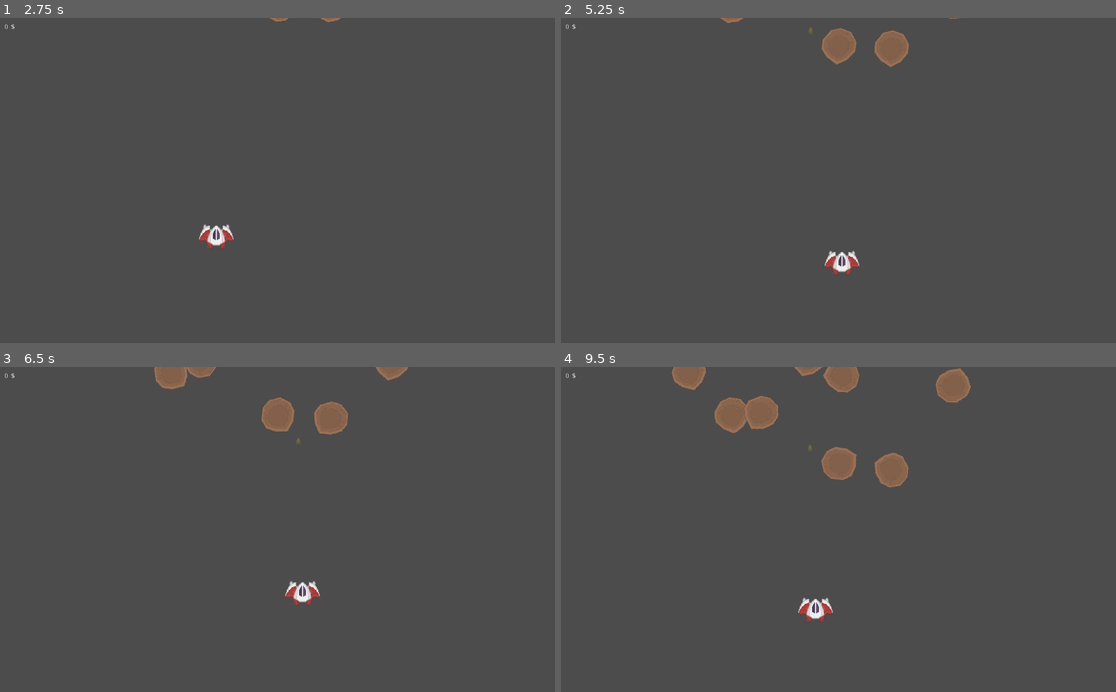
Above: before the commit, frames 1-4 (two rows, left to right).
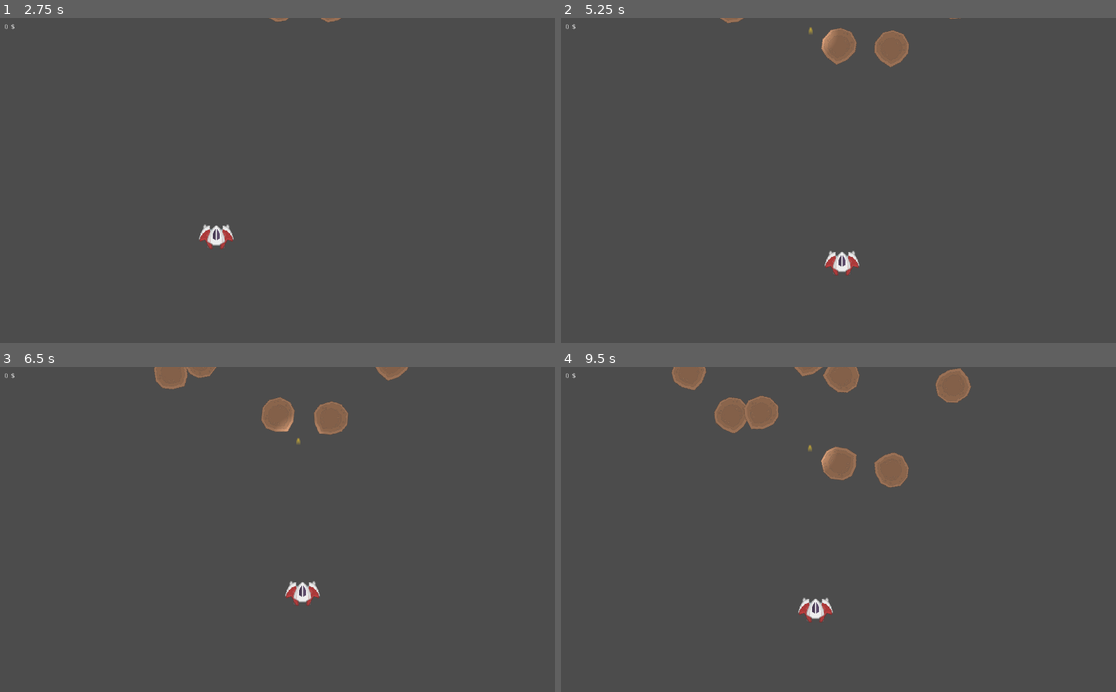
Above: after the commit, the same moments.

Repository: Kessinen/HCSSpace-Origins
Game: Godot game, scene res://Menus/Mainmenu.tscn
Two runs of this game, one before a commit and one after it. Both use one fixed random seed, a clock stepped at 60 frames per second and the inputs below.
Inputs:
- Up to frame 1 (2.75 s): click "New Game" at 0.5 s; click "1" at 1.25 s; click "Launch" at 2 s
- Up to frame 2 (5.25 s): tap Enter at 2.75 s; hold D (move_right) 2.78-3.53 s; hold Space (shoot) 2.78-3.53 s; hold S (move_down) 3.53-4.28 s; tap Space (shoot) at 3.6, 5.1 s; hold D (move_right) 4.28-5.03 s; hold Space (shoot) 4.28-5.03 s; hold W (move_up) from 5.03 s (still down)
- Up to frame 3 (6.5 s): release W (move_up) at 5.78 s; hold A (move_left) from 5.78 s (still down); hold Space (shoot) from 5.78 s (still down)
- Up to frame 4 (9.5 s): release Space (shoot) at 6.53 s; tap Space (shoot) at 6.6, 8.1 s; release A (move_left) at 7.28 s; hold S (move_down) 7.28-8.03 s; hold Space (shoot) 7.28-8.03 s; hold D (move_right) 8.03-8.78 s; hold W (move_up) from 8.78 s (still down); hold Space (shoot) from 8.78 s (still down)

Frame 1 is identical in both runs. In frame 2, less than 0.1% of the frame differs, in the area x 44-50%, y 2-11%; in frame 3, less than 0.1%; in frame 4, less than 0.1%.

Commit message:
ADD Bullets cast light

Diff:
--- a/src/Bullets/Player/Bullet1.tscn
+++ b/src/Bullets/Player/Bullet1.tscn
@@ -1,7 +1,8 @@
-[gd_scene load_steps=4 format=2]
+[gd_scene load_steps=5 format=2]
 
 [ext_resource path="res://Bullets/Player/Bullet1.gd" type="Script" id=1]
 [ext_resource path="res://Bullets/Player/bullet1.png" type="Texture" id=2]
+[ext_resource path="res://Bullets/Player/BulletLight.png" type="Texture" id=3]
 
 [sub_resource type="CapsuleShape2D" id=1]
 radius = 2.19547
@@ -12,6 +13,10 @@
 collision_mask = 4
 script = ExtResource( 1 )
 bulletSpeed = 400
+
+[node name="Light2D" type="Light2D" parent="."]
+texture = ExtResource( 3 )
+texture_scale = 0.2
 
 [node name="bullet1" type="Sprite" parent="."]
 scale = Vector2( 2, 2 )
Binary file added: src/Bullets/Player/BulletLight.png
Not shown, added: src/Bullets/Player/BulletLight.png.import
